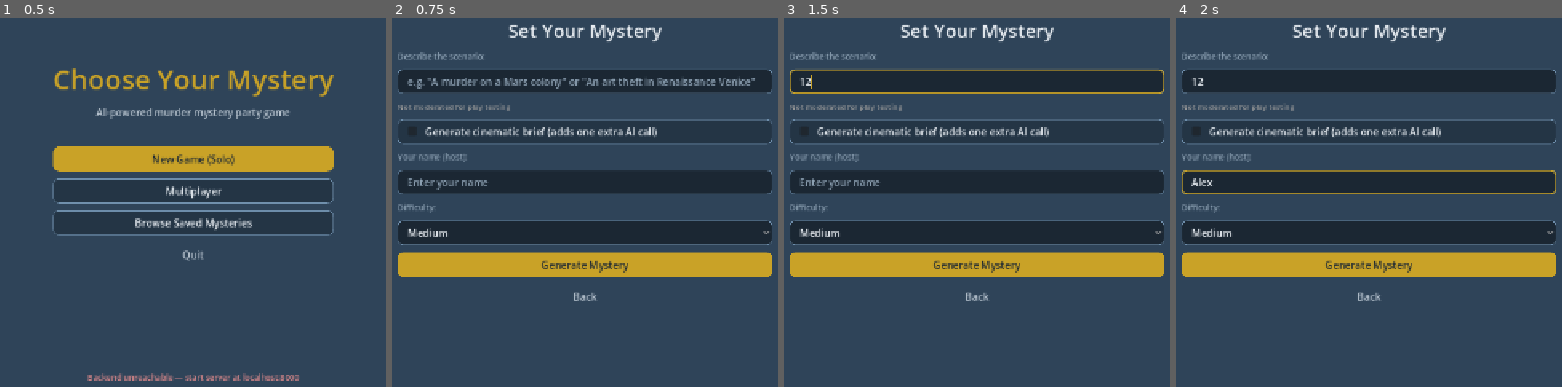
Above: before the commit, frames 1-4 (left to right).
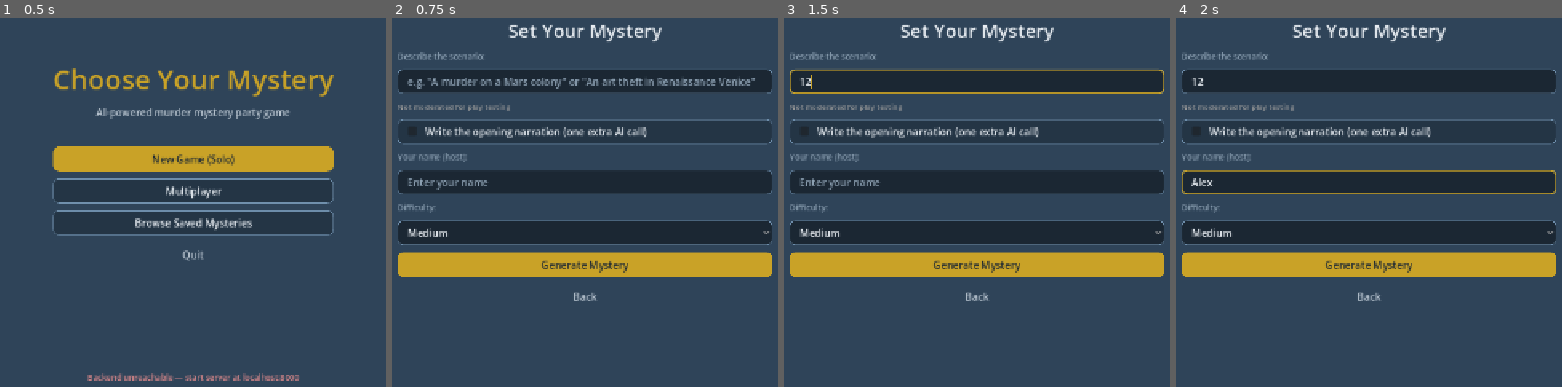
Above: after the commit, the same moments.

Repository: Blutomania/SocialGaming
Game: Godot game, scene res://scenes/ui/MainMenu.tscn
The game is run twice, just before and just after one commit, with the same random seed, the same clock (stepped at 60 frames per second) and the same inputs.
Inputs (mouse positions are in pixels of both pictures, inside the frame that each line leads up to):
- Up to frame 1 (0.5 s): no input
- Up to frame 2 (0.75 s): click "Multiplayer" at 0.5 s
- Up to frame 3 (1.5 s): click (977, 80) at 1.27 s; type "12" at 1.35 s
- Up to frame 4 (2 s): click (1369, 180) at 1.5 s; type "Alex" at 1.58 s

Frame 1 is identical in both runs. In frame 2, 0.8% of the frame differs, in the area x 8-69%, y 29-33%; in frame 3, 0.8%; in frame 4, 0.8%.

Commit message:
Two routes are written first; and the opening becomes a narrative call
TWO ROUTES, RESTATED AS A CONSTRUCTION ORDER. The rule has now missed exactly
one suspect in each of the last two generations -- reliable enough to be a
prompt problem rather than noise. It was written as a constraint to satisfy
across the whole evidence array, which needs the model to tally as it goes, and
it does not.

Session 38 already proved the fix for this shape of problem. A model composes
left to right, so whatever it emits first conditions everything after; moving
"solution" ahead of the clues stopped generation inventing people who were not
in the cast. Same move here: the six alibi items are now specified as the FIRST
six, in named pairs, with each suspect's "exonerates" decided before its
description is written. Red herrings and atmosphere come after. An alibi
structure improvised alongside atmosphere is an alibi structure with a gap in
it.

THE OPENING IS NOW A NARRATIVE CALL. _generate_cinematic_brief() returned the
player-facing narration AND a video shot list -- logline, lighting, sound
design, cast appearance -- behind one boolean. The first run that ever executed
it measured 82% of the output as the video half, which is stage-3 work drawing
on stage-1 spend.

Deleted rather than parked, and the owner's question is why that is safe: could
tuning this prompt for prose leave it useless for video later? No -- the two
never shared anything. The video brief was built from the mystery (title,
setting, crime, cast) and never from the narration; they were siblings, not a
pipeline, so a video brief can be written fresh from the mystery dict whenever
stage 3 arrives. The old prompt also contradicted itself, asking for narration
with "no camera direction" alongside a brief that is entirely camera direction.
And shot-list conventions written now are written for today's video models,
which makes them speculative work with a shelf life.

_generate_opening_narration() is narration only, on by default -- the playtest
wants the opening and without the video half it is cheap. Its prompt gained two
requirements the old one lacked: written for the ear, since it is read aloud to
a room, and ending on the situation rather than a question, because the game
asks "who did it" and the narrator should not.

Renamed through the Godot client too: the checkbox node, its script references,
the request body, and the label, which now reads "Write the opening narration".
check_godot_wiring passes, which matters because a renamed .tscn node that the
script still looks for is one of the three failures Godot does not report.

Co-Authored-By: Claude Opus 5 <noreply@anthropic.com>
Claude-Session: https://claude.ai/code/session_016MZ1tZTVE1EVewgthZXdVv

Diff:
--- a/godot/scenes/ui/MysteryGeneration.tscn
+++ b/godot/scenes/ui/MysteryGeneration.tscn
@@ -47,9 +47,9 @@
 theme_override_font_sizes/font_size = 12
 text = "Not moderated for play testing"
 
-[node name="CinematicCheckbox" type="CheckBox" parent="VBox"]
+[node name="NarrationCheckbox" type="CheckBox" parent="VBox"]
 layout_mode = 2
-text = "Generate cinematic brief (adds one extra AI call)"
+text = "Write the opening narration (one extra AI call)"
 
 [node name="MultiplayerSection" type="VBoxContainer" parent="VBox"]
 layout_mode = 2
--- a/godot/scripts/autoloads/ApiClient.gd
+++ b/godot/scripts/autoloads/ApiClient.gd
@@ -50,13 +50,13 @@
 # ---------------------------------------------------------------------------
 
 ## Synchronous generation (kept for reference; prefer generate_mystery_async).
-func generate_mystery(prompt: String, cinematic_brief: bool, callback: Callable) -> void:
-	var body := JSON.stringify({"prompt": prompt, "cinematic_brief": cinematic_brief})
+func generate_mystery(prompt: String, opening_narration: bool, callback: Callable) -> void:
+	var body := JSON.stringify({"prompt": prompt, "opening_narration": opening_narration})
 	_post("/generate", body, callback)
 
 ## Async generation: returns {job_id} immediately; poll with poll_job().
-func generate_mystery_async(prompt: String, cinematic_brief: bool, callback: Callable) -> void:
-	var body := JSON.stringify({"prompt": prompt, "cinematic_brief": cinematic_brief})
+func generate_mystery_async(prompt: String, opening_narration: bool, callback: Callable) -> void:
+	var body := JSON.stringify({"prompt": prompt, "opening_narration": opening_narration})
 	_post("/generate/async", body, callback)
 
 ## Poll a running job. callback receives (error, {status, stage, result, error}).
--- a/godot/scripts/ui/mystery_generation.gd
+++ b/godot/scripts/ui/mystery_generation.gd
@@ -24,7 +24,7 @@
 # Node references (wire these in the .tscn)
 # ---------------------------------------------------------------------------
 @onready var prompt_input: LineEdit = $VBox/PromptInput
-@onready var cinematic_checkbox: CheckBox = $VBox/CinematicCheckbox
+@onready var narration_checkbox: CheckBox = $VBox/NarrationCheckbox
 @onready var generate_button: Button = $VBox/GenerateButton
 @onready var back_button: Button = $VBox/BackButton
 @onready var status_label: Label = $VBox/StatusLabel
@@ -75,7 +75,7 @@
 	status_label.text = "Contacting server…"
 	ApiClient.generate_mystery_async(
 		prompt,
-		cinematic_checkbox.button_pressed,
+		narration_checkbox.button_pressed,
 		_on_job_created
 	)
 
Not shown, changed: docs/PLAYTEST_FLOW.md
Not shown, changed: server/main.py
